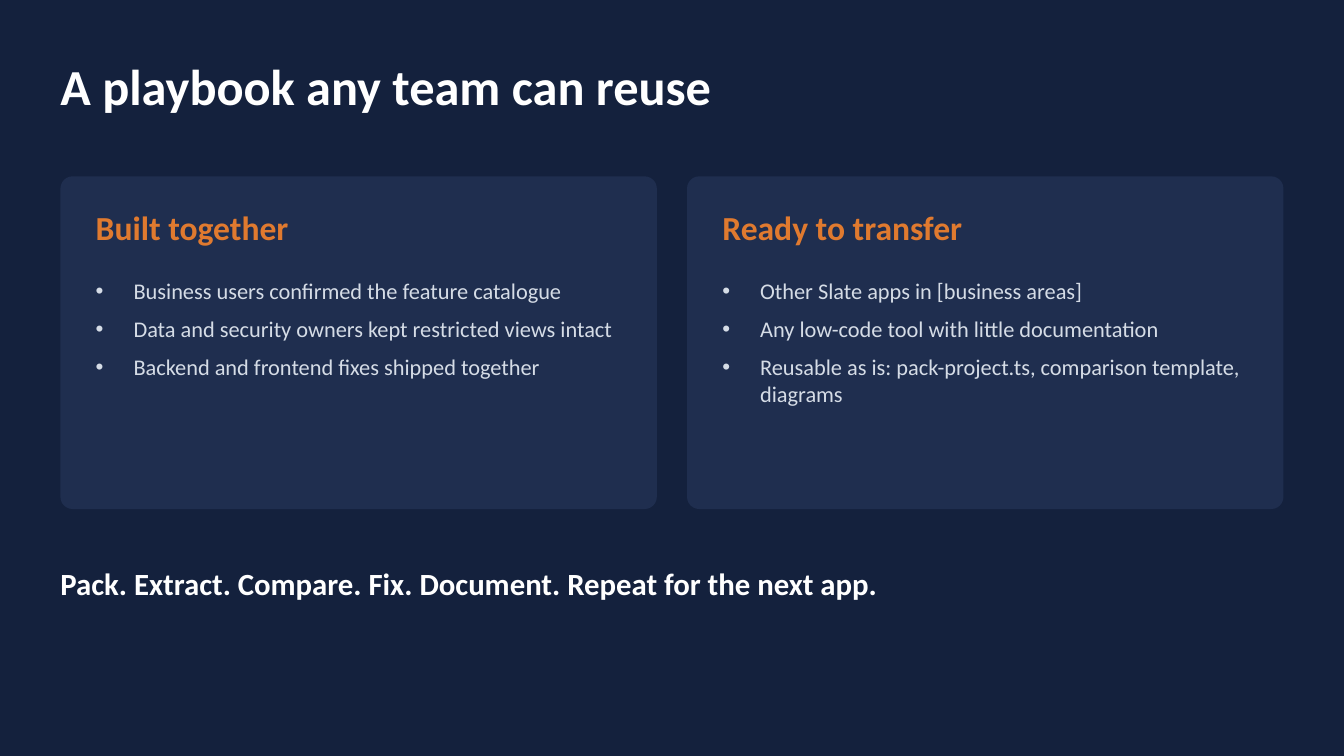
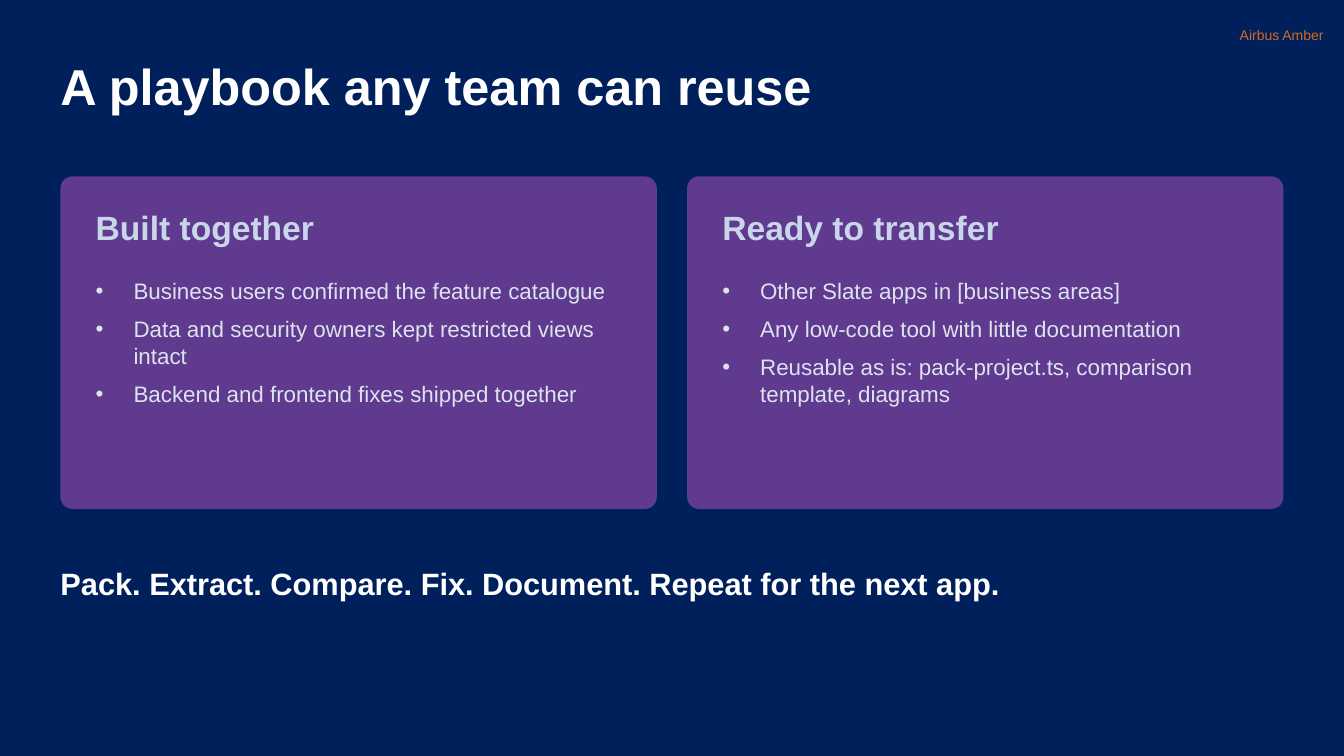
Before and after one commit to nithinram97/archify, a slide deck: slide 9 of erm-migration/docs/ERM-Migration-Jury-Pitch.pptx (slide 8 before the commit). Drawn at 1344x756 pixels with LibreOffice and Linux fonts; fonts in the diff are those of the drawing. Boxes give left, top, right and bottom in pixels: in the first picture for what was removed or moved away, otherwise in the second. Text is boxed around its words. In the diff, an @@ line names an element or a change of style, - is before the commit and + after.

```diff
--- a/erm-migration/docs/ERM-Migration-Jury-Pitch.pptx
+++ b/erm-migration/docs/ERM-Migration-Jury-Pitch.pptx
@@ background #14213D to #00205B @@
@@ title "A playbook any team can ..." at (x1=60, y1=68, x2=811, y2=115): font Calibri to Arial @@
@@ text added at (x1=1240, y1=30, x2=1323, y2=40), 10 pt, text #D2691E @@
+Airbus Amber
@@ rounded rectangle at (x1=60, y1=176, x2=657, y2=509): fill #1F2E4F to #5F3A8F @@
@@ rounded rectangle at (x1=688, y1=176, x2=1285, y2=509): fill #1F2E4F to #5F3A8F @@
@@ text "Built together" at (x1=96, y1=215, x2=314, y2=247): font Calibri to Arial, text colour #E07A2F to #C9D6EA @@
@@ text "Ready to transfer" at (x1=722, y1=215, x2=998, y2=247): font Calibri to Arial, text colour #E07A2F to #C9D6EA @@
@@ text "Business users confirmed the feature ..." at (x1=134, y1=283, x2=605, y2=407): font Calibri to Arial, text colour #D5DCE6 to #DCE3EE @@
@@ text "Other Slate apps in [business ..." at (x1=760, y1=283, x2=1191, y2=407): font Calibri to Arial, text colour #D5DCE6 to #DCE3EE @@
@@ text "Pack. Extract. Compare. Fix. Document. ..." at (x1=60, y1=572, x2=999, y2=600): font Calibri to Arial @@
```
Also in this commit, not shown: 4 other slides changed, 4 slides added, 3 slides removed, 4 other files.
